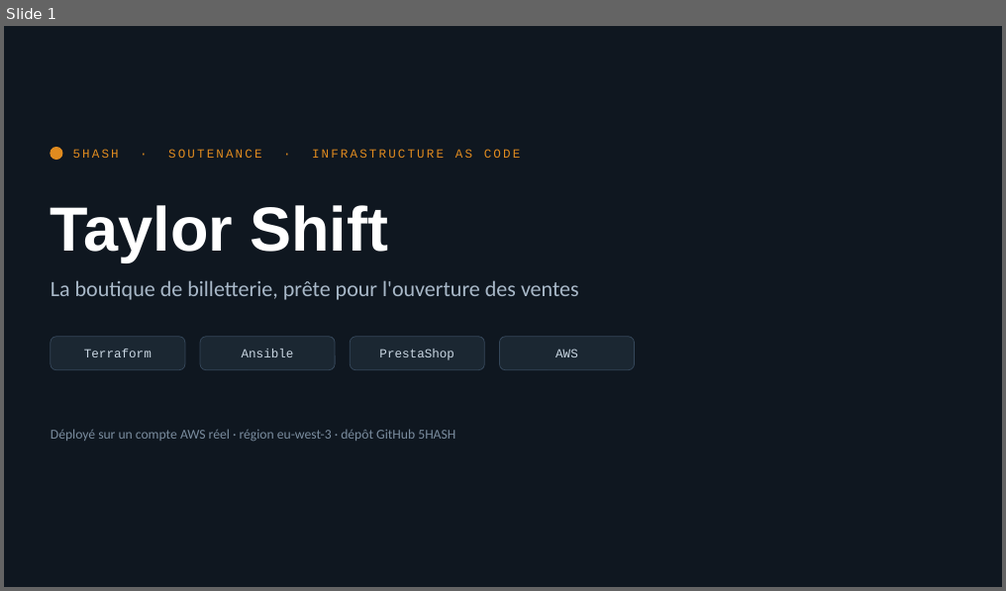
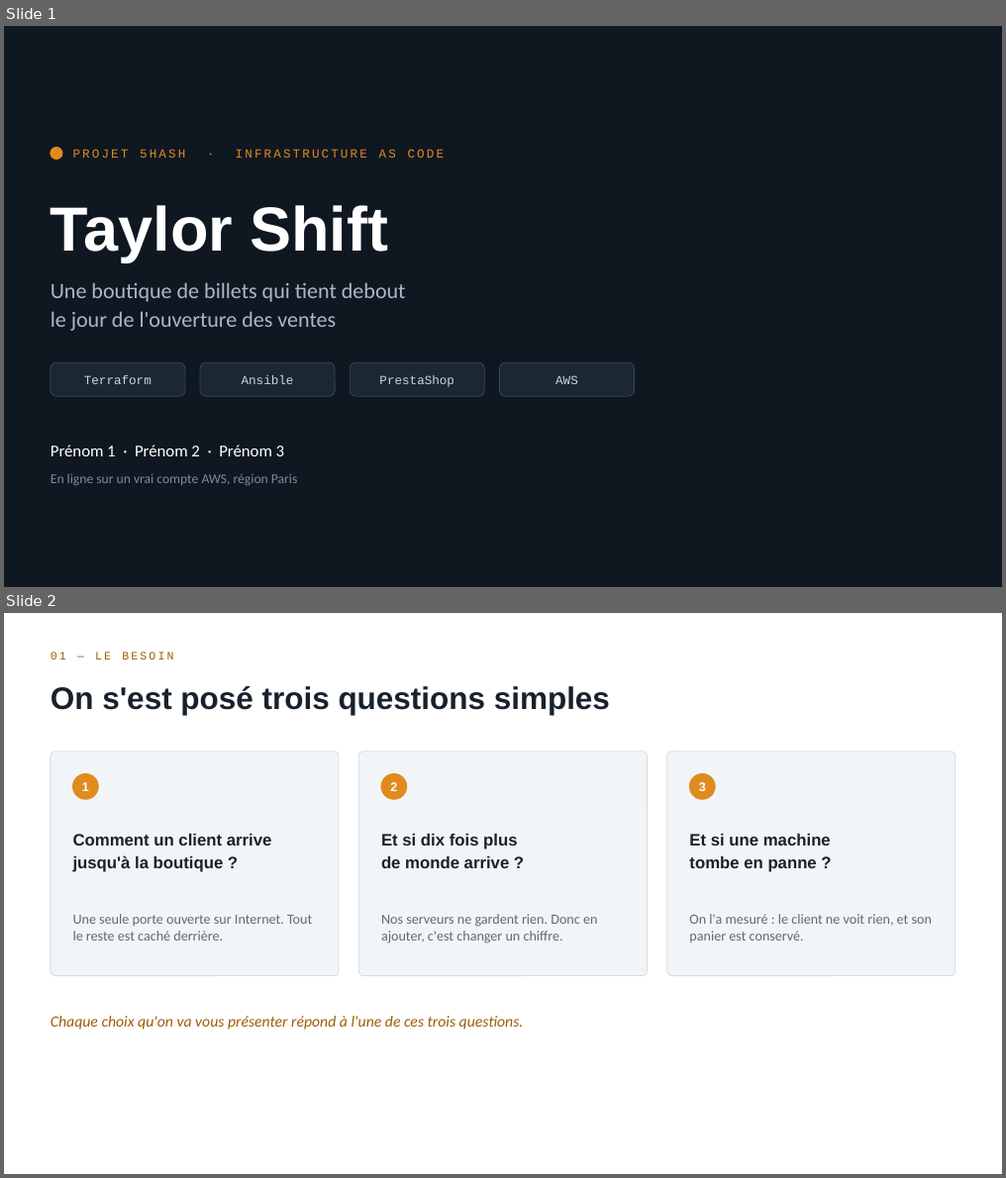
Before and after one commit to rayenebnt/5HASH, a slide deck: docs/soutenance-5hash.pptx. Shown one above the other, each under a label of ours: slide 1 before the commit, slides 1 and 2 after it. The pictures are 1006x591 and 1006x1178 pixels, drawn with LibreOffice and Linux fonts; fonts in the diff are those of the drawing. Boxes give left, top, right and bottom in pixels: in the first picture for what was removed or moved away, otherwise in the second. Text is boxed around its words. In the diff, an @@ line names an element or a change of style, - is before the commit and + after.

```diff
--- a/docs/soutenance-5hash.pptx
+++ b/docs/soutenance-5hash.pptx
@@ slide 2 added at <box>4,613,1002,1174</box>, background #FFFFFF @@
@@ text added at <box>51,652,173,660</box>, 11 pt, text #9E5D06 @@
+01 — LE BESOIN
@@ text added at <box>51,686,610,715</box>, 30 pt, text #17222C, bold @@
+On s'est posé trois questions simples
@@ rounded rectangle added at <box>51,752,339,976</box>, fill #F2F5F7, outline #D3DBE3 0.75 pt @@
@@ rounded rectangle added at <box>358,752,648,976</box>, fill #F2F5F7, outline #D3DBE3 0.75 pt @@
@@ rounded rectangle added at <box>667,752,955,976</box>, fill #F2F5F7, outline #D3DBE3 0.75 pt @@
@@ ellipse added at <box>73,774,98,799</box>, fill #E08B1F, outline #E08B1F 1 pt @@
@@ text added at <box>82,782,89,791</box>, 12 pt, text #FFFFFF, bold @@
+1
@@ ellipse added at <box>381,774,407,799</box>, fill #E08B1F, outline #E08B1F 1 pt @@
@@ text added at <box>390,782,397,791</box>, 12 pt, text #FFFFFF, bold @@
+2
@@ ellipse added at <box>690,774,715,799</box>, fill #E08B1F, outline #E08B1F 1 pt @@
@@ text added at <box>699,782,706,791</box>, 12 pt, text #FFFFFF, bold @@
+3
@@ text added at <box>73,834,272,872</box>, 16 pt, text #17222C, bold @@
+Comment un client arrive
+jusqu'à la boutique ?
@@ text added at <box>381,834,517,868</box>, 16 pt, text #17222C, bold @@
+Et si dix fois plus
+de monde arrive ?
@@ text added at <box>689,834,831,872</box>, 16 pt, text #17222C, bold @@
+Et si une machine
+tombe en panne ?
@@ text added at <box>73,914,312,941</box>, 13.5 pt, text #5C6B7A @@
+Une seule porte ouverte sur Internet. Tout le reste est caché derrière.
@@ text added at <box>381,914,597,944</box>, 13.5 pt, text #5C6B7A @@
+Nos serveurs ne gardent rien. Donc en ajouter, c'est changer un chiffre.
@@ text added at <box>689,914,932,943</box>, 13.5 pt, text #5C6B7A @@
+On l'a mesuré : le client ne voit rien, et son panier est conservé.
@@ text added at <box>51,1016,524,1030</box>, 15 pt, text #9E5D06, italic @@
+Chaque choix qu'on va vous présenter répond à l'une de ces trois questions.
@@ slide 1 changed as well @@
@@ text at <box>73,149,445,158</box>: text changed @@
-5HASH · SOUTENANCE · INFRASTRUCTURE AS CODE
+PROJET 5HASH · INFRASTRUCTURE AS CODE
@@ text at <box>51,282,406,331</box>: text changed @@
-La boutique de billetterie, prête pour l'ouverture des ventes
+Une boutique de billets qui tient debout
+le jour de l'ouverture des ventes
@@ 4 texts, 4 rounded rectangles: place and size @@
-4 texts, 4 rounded rectangles at <box>51,337,635,371</box>
+4 texts, 4 rounded rectangles at <box>51,363,635,396</box>
@@ text at <box>51,445,284,457</box>: text changed; size 13 to 16 pt; text colour #7A8C9E to #FFFFFF @@
-Déployé sur un compte AWS réel · région eu-west-3 · dépôt GitHub 5HASH
+Prénom 1 · Prénom 2 · Prénom 3
@@ text added at <box>51,473,298,485</box>, 13 pt, text #7A8C9E @@
+En ligne sur un vrai compte AWS, région Paris
```
Also in this commit, not shown: 6 other slides changed, 4 other slides added, 5 slides removed, 2 other files.
